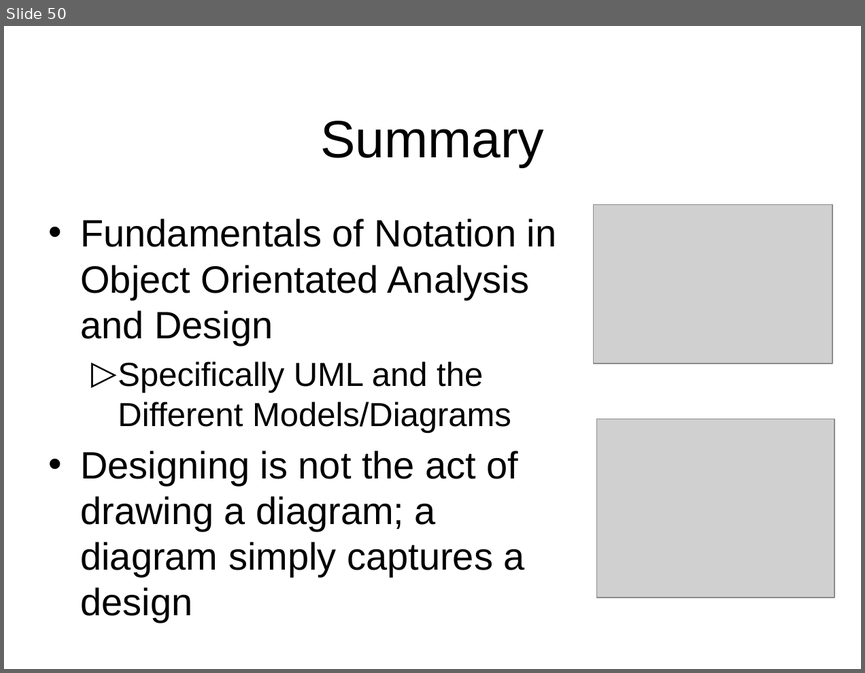
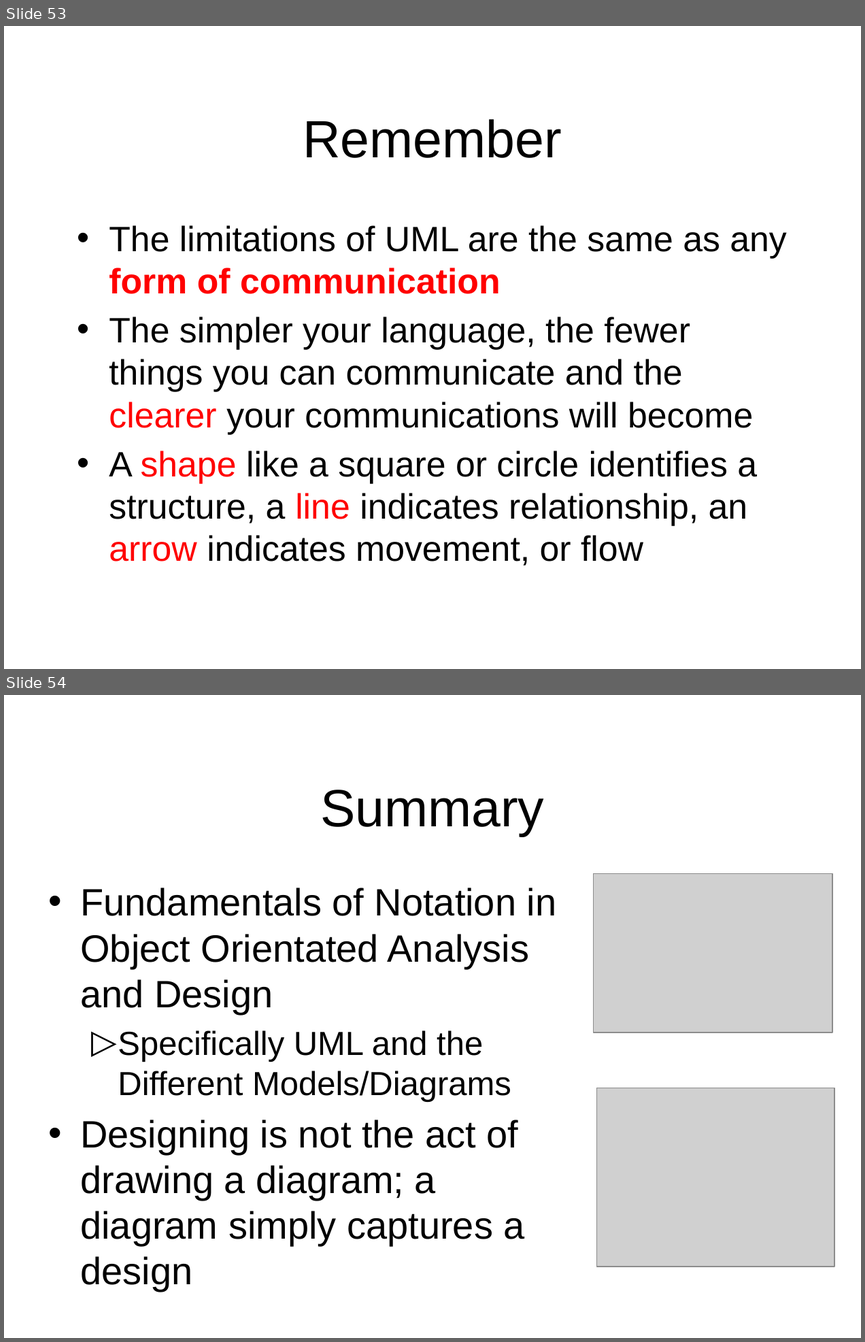
Before and after one commit to octaviordz/zjnu2017.github.io, a slide deck: OOAD/lectures/060--Notation.Part.1.pptx. Shown one above the other, each under a label of ours: slide 50 before the commit, slides 53 and 54 after it. The pictures are 865x673 and 865x1342 pixels, drawn with LibreOffice and Linux fonts; fonts in the diff are those of the drawing; grey boxes stand for pictures. Boxes give left, top, right and bottom in pixels: in the first picture for what was removed or moved away, otherwise in the second. Text is boxed around its words. In the diff, an @@ line names an element or a change of style, - is before the commit and + after.

```diff
--- a/OOAD/lectures/060--Notation.Part.1.pptx
+++ b/OOAD/lectures/060--Notation.Part.1.pptx
@@ slide 53 added at [4, 26, 861, 669], background #FFFFFF @@
@@ title added at [303, 119, 562, 158], 44 pt, text #000000 @@
+Remember
@@ text added at [109, 225, 786, 565], 29.6 pt, text #000000 @@
+• The limitations of UML are the same as any form of communication
+• The simpler your language, the fewer things you can communicate and the clearer your communications will become
+• A shape like a square or circle identifies a structure, a line indicates relationship, an arrow indicates movement, or flow
@@ what was slide 50 is now slide 54 @@
```
Also in this commit, not shown: 9 slides changed, 3 other slides added, 1 other file.
